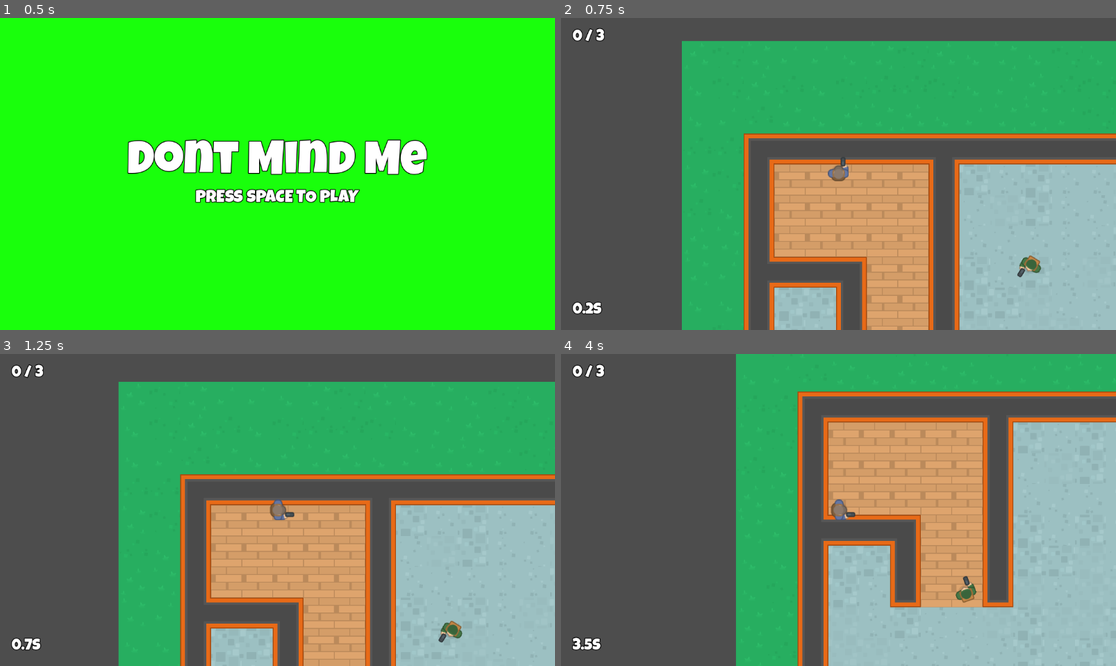
Above: before the commit, frames 1-4 (two rows, left to right).
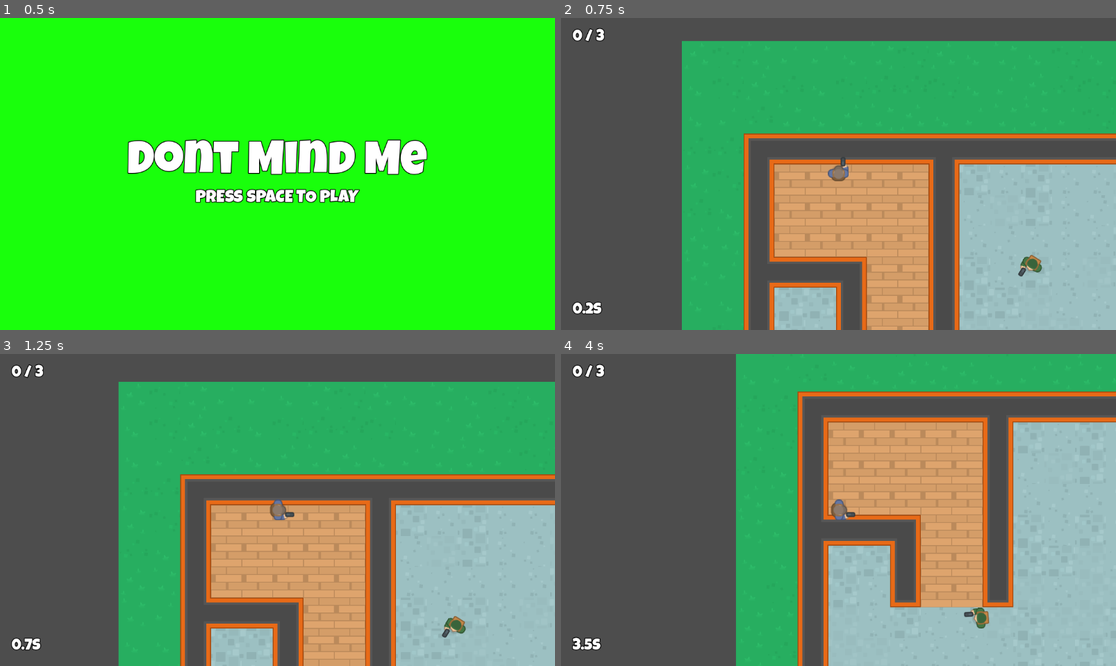
Above: after the commit, the same moments.

Repository: bluewind109/DontMindMe
Game: Godot game, scene res://scenes/main/main.tscn
Two runs of this game, one before a commit and one after it. Both use one fixed random seed, a clock stepped at 60 frames per second and the inputs below. Sound files missing from this copy of the repository are replaced by a short silence.
Inputs (mouse positions are in pixels of both pictures, inside the frame that each line leads up to):
- Up to frame 1 (0.5 s): no input
- Up to frame 2 (0.75 s): tap Space (space) at 0.5 s; move the mouse to (810, 236) at 0.52 s; hold W (up) from 0.53 s (still down); click (810, 236) at 0.6 s
- Up to frame 3 (1.25 s): keep holding W (up)
- Up to frame 4 (4 s): move the mouse to (1005, 556) at 1.27 s; tap Space (space) at 1.35, 2.75, 2.85 s; move the mouse to (672, 463) at 2.02 s; release W (up) at 2.03 s; hold A (left) 2.03-3.53 s; click (672, 463) at 2.1 s; move the mouse to (866, 510) at 2.77 s; move the mouse to (755, 432) at 3.52 s; hold S (down) from 3.53 s (still down); click (755, 432) at 3.6 s

Frame 1 is identical in both runs. In frame 2, 0.1% of the frame differs, in the area x 82-87%, y 75-84%; in frame 3, 0.2%; in frame 4, 0.4%, in the area x 71-78%, y 71-88%.

Commit message:
Add avoidance to NPC

Diff:
--- a/scenes/game_ui/game_ui.gd
+++ b/scenes/game_ui/game_ui.gd
@@ -35,12 +35,16 @@
 
 
 func on_exit() -> void:
+	if (_game_over): return
+
 	_game_over = true
 	game_over.show()
 	game_over_label.text = "Mission Success! \nYou took %.1f seconds" % _time
 
 
 func on_game_over() -> void:
+	if (_game_over): return
+
 	_game_over = true
 	game_over.show()
 	game_over_label.text = "You died! Press space to go back"
--- a/scenes/npc/npc.gd
+++ b/scenes/npc/npc.gd
@@ -99,8 +99,12 @@
 	if (!nav_agent.is_navigation_finished()):
 		var next_path_position: Vector2 = nav_agent.get_next_path_position()
 		sprite_2d.look_at(next_path_position)
-		velocity = global_position.direction_to(next_path_position) * SPEED[_state]
-		move_and_slide()
+		#velocity = global_position.direction_to(next_path_position) * SPEED[_state]
+		var ini_velocity = global_position.direction_to(next_path_position) * SPEED[_state]
+		#move_and_slide()
+
+		# invoke _on_nav_agent_velocity_computed()
+		nav_agent.set_velocity(ini_velocity)
 
 
 func navigate_wp() -> void:
@@ -196,3 +200,8 @@
 
 func _on_hit_box_body_entered(_body):
 	SignalManager.on_game_over.emit()
+
+
+func _on_nav_agent_velocity_computed(safe_velocity):
+	velocity = safe_velocity
+	move_and_slide()
--- a/scenes/npc/npc.tscn
+++ b/scenes/npc/npc.tscn
@@ -65,6 +65,7 @@
 [node name="NavAgent" type="NavigationAgent2D" parent="."]
 path_desired_distance = 10.0
 target_desired_distance = 20.0
+avoidance_enabled = true
 
 [node name="DebugLabel" type="Label" parent="."]
 visible = false
@@ -112,5 +113,6 @@
 [node name="CollisionShape2D" type="CollisionShape2D" parent="HitBox"]
 shape = SubResource("CircleShape2D_6eavm")
 
+[connection signal="velocity_computed" from="NavAgent" to="." method="_on_nav_agent_velocity_computed"]
 [connection signal="timeout" from="ShootTimer" to="." method="_on_shoot_timer_timeout"]
 [connection signal="body_entered" from="HitBox" to="." method="_on_hit_box_body_entered"]
